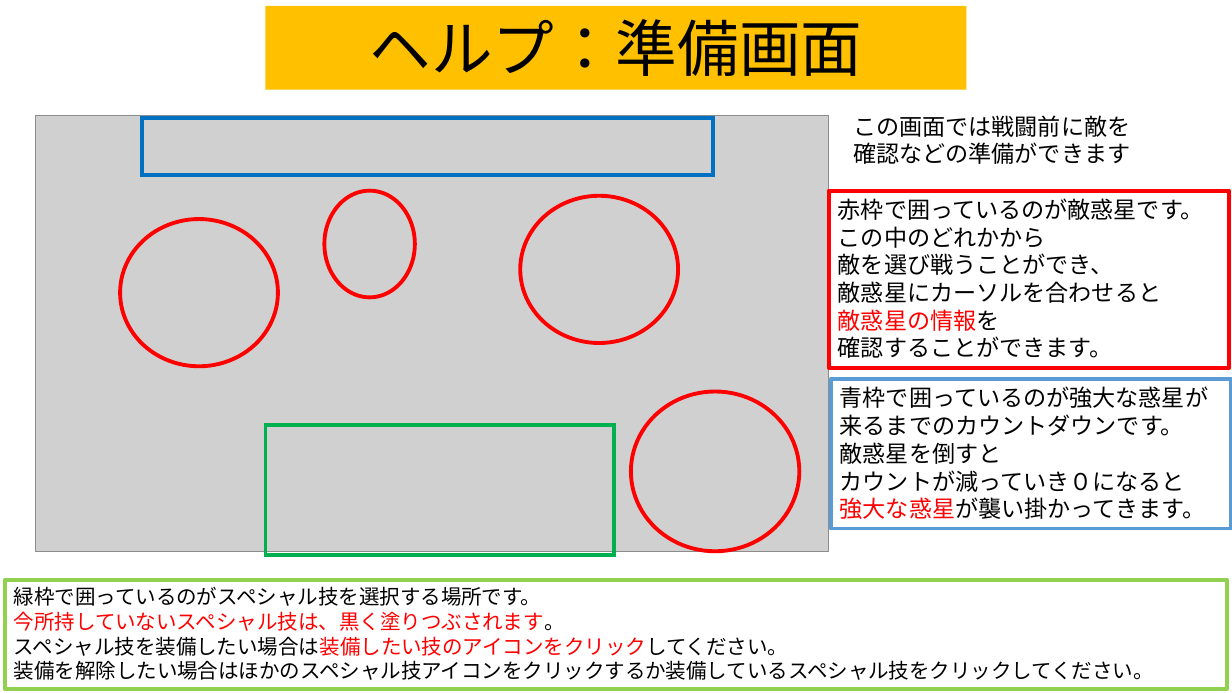
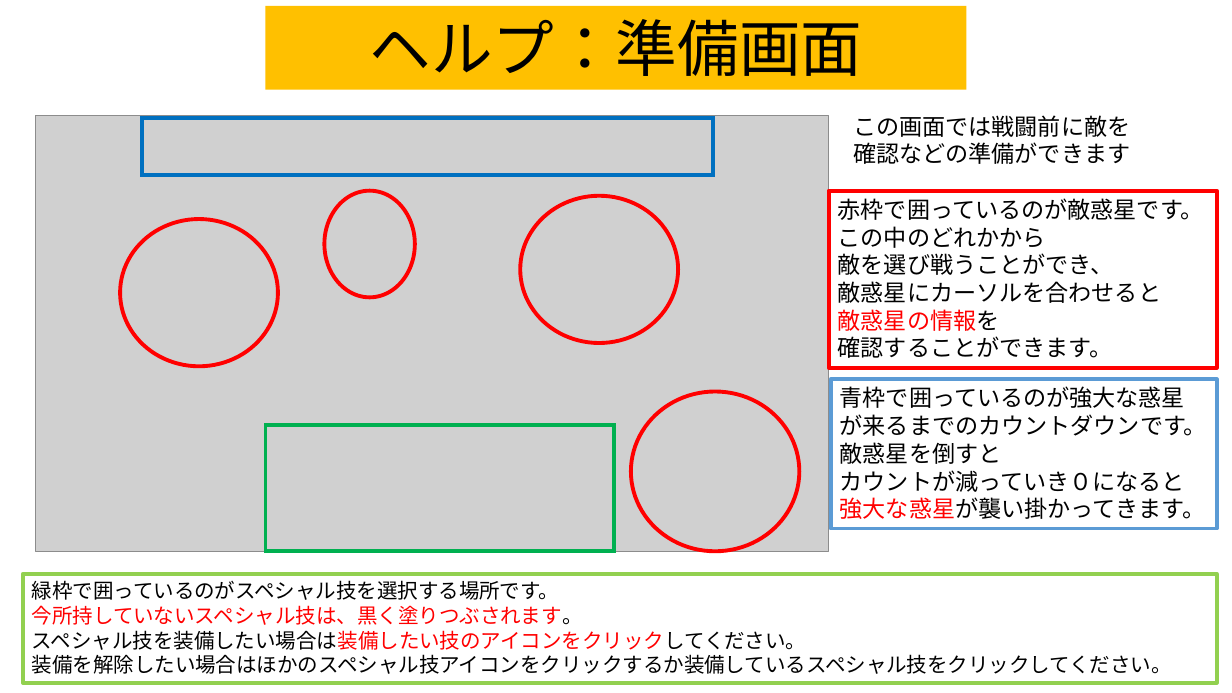
Before and after one commit to team556/team, a slide deck: slide 7 of 説明文.pptx. Drawn at 1232x693 pixels with LibreOffice and Linux fonts; fonts in the diff are those of the drawing; grey boxes stand for pictures. Boxes give left, top, right and bottom in pixels: in the first picture for what was removed or moved away, otherwise in the second. Text is boxed around its words. In the diff, an @@ line names an element or a change of style, - is before the commit and + after.

```diff
--- a/説明文.pptx
+++ b/説明文.pptx
@@ rectangle "赤枠で囲っているのが敵惑星です。": place and size @@
-rectangle "赤枠で囲っているのが敵惑星です。" at box(829, 190, 1229, 368)
+rectangle "赤枠で囲っているのが敵惑星です。" at box(829, 190, 1217, 368)
@@ rectangle "青枠で囲っているのが強大な惑星が来るまでのカウントダウンです。": place and size @@
-rectangle "青枠で囲っているのが強大な惑星が来るまでのカウントダウンです。" at box(831, 379, 1231, 529)
+rectangle "青枠で囲っているのが強大な惑星が来るまでのカウントダウンです。" at box(831, 379, 1217, 529)
@@ rectangle "緑枠で囲っているのがスペシャル技を選択する場所です。": place and size @@
-rectangle "緑枠で囲っているのがスペシャル技を選択する場所です。" at box(5, 580, 1227, 689)
+rectangle "緑枠で囲っているのがスペシャル技を選択する場所です。" at box(23, 574, 1217, 683)
```
Also in this commit, not shown: 6 other slides changed, 4 other files.
